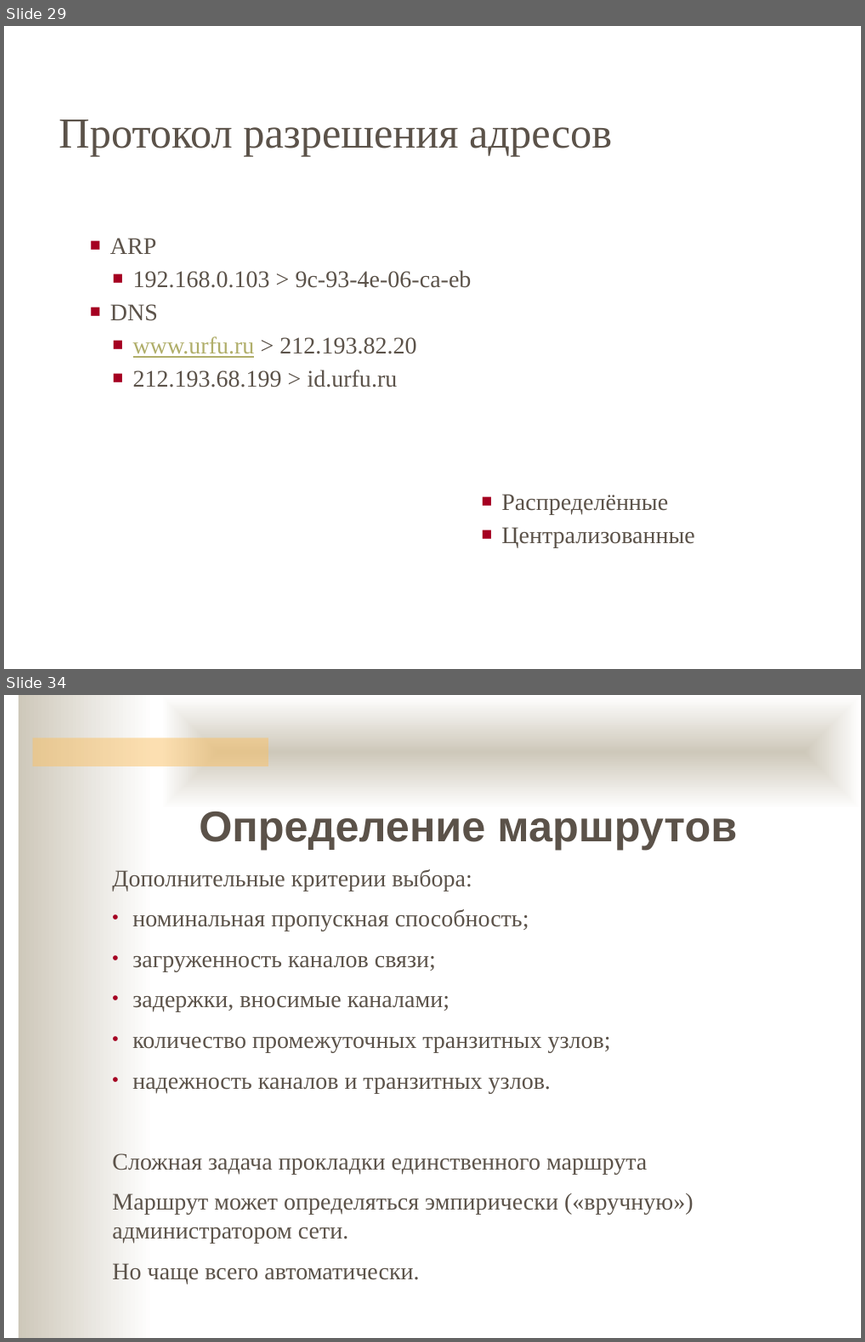
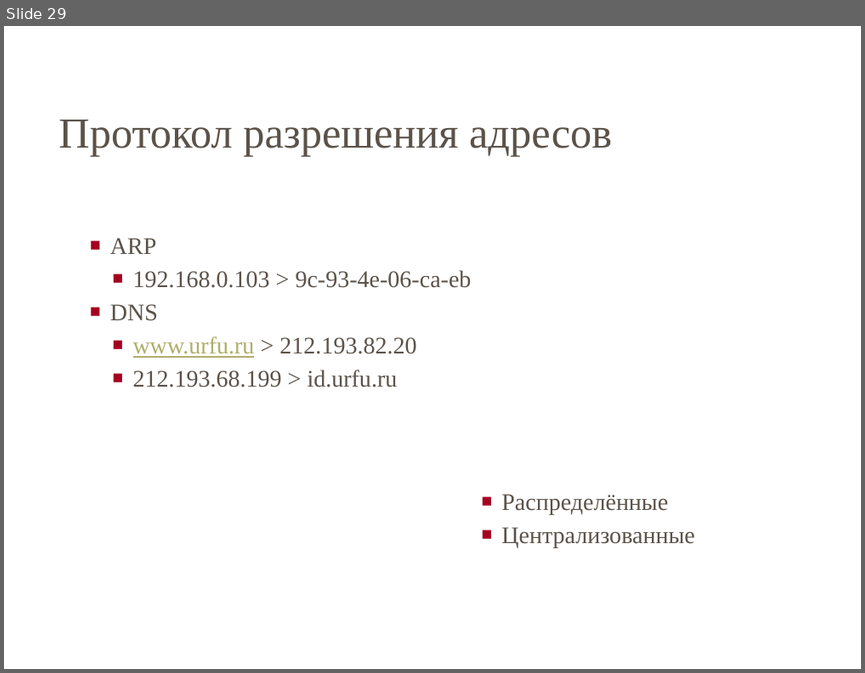
Before and after one commit to ukoloff/nets, a slide deck: 02.pptx. Shown one above the other, each under a label of ours: slides 29 and 34 before the commit, slide 29 after it; the slides between them are not shown. The pictures are 865x1342 and 865x673 pixels, drawn with LibreOffice and Linux fonts; fonts in the diff are those of the drawing; background and template pictures are left out. Boxes give left, top, right and bottom in pixels: in the first picture for what was removed or moved away, otherwise in the second. Text is boxed around its words. In the diff, an @@ line names an element or a change of style, - is before the commit and + after.

```diff
--- a/02.pptx
+++ b/02.pptx
@@ slide 34 removed at [4,695,861,1338], background #FFFFFF @@
@@ rectangle removed at [18,695,154,1338] @@
@@ rectangle removed at [160,695,861,809] @@
@@ rectangle removed at [32,737,268,766] @@
@@ text removed at [112,811,737,1283] @@
-Определение маршрутов
-Дополнительные критерии выбора:
-• номинальная пропускная способность;
-• загруженность каналов связи;
-• задержки, вносимые каналами;
-• количество промежуточных транзитных узлов;
-• надежность каналов и транзитных узлов.
-Сложная задача прокладки единственного маршрута
-Маршрут может определяться эмпирически («вручную») администратором сети.
-Но чаще всего автоматически.
```
Also in this commit, not shown: 20 other slides removed.
